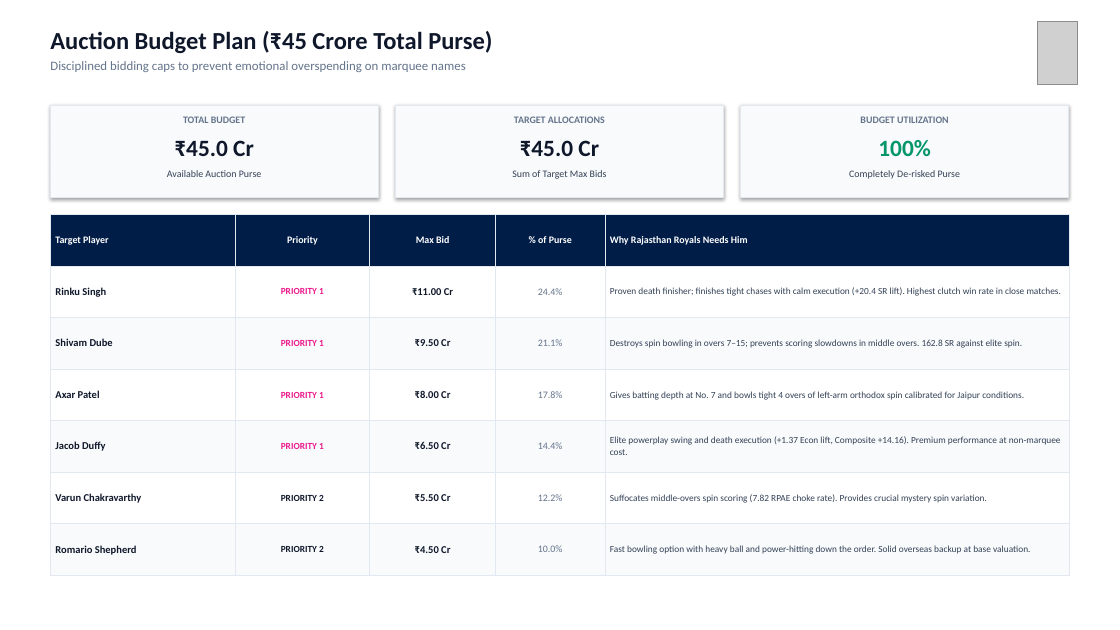
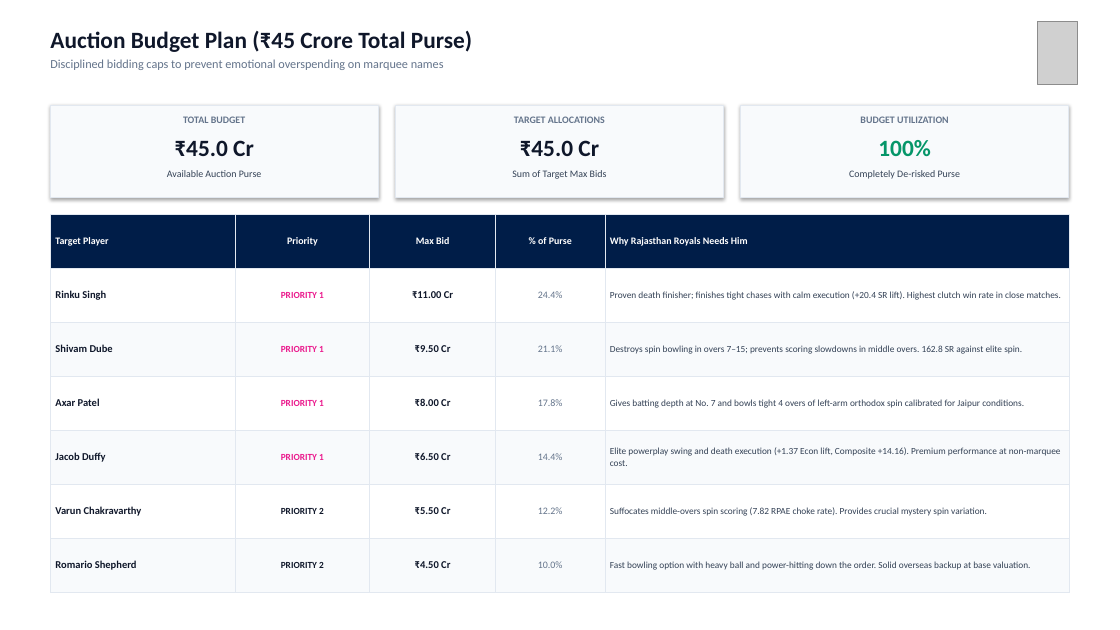
Before and after one commit to Ketanrawat2004/RR-Dashboard, a slide deck: slide 11 of RR_SupeRR_Selector_Season2_Ketan_Rawat.pptx (slide 10 before the commit). Drawn at 1120x630 pixels with LibreOffice and Linux fonts; fonts in the diff are those of the drawing; grey boxes stand for pictures. Boxes give left, top, right and bottom in pixels: in the first picture for what was removed or moved away, otherwise in the second. Text is boxed around its words. In the diff, an @@ line names an element or a change of style, - is before the commit and + after.

```diff
--- a/RR_SupeRR_Selector_Season2_Ketan_Rawat.pptx
+++ b/RR_SupeRR_Selector_Season2_Ketan_Rawat.pptx
@@ text "Auction Budget Plan (₹45 Crore ..." at box(50, 31, 472, 70): size 21 to 20 pt in "Auction Budget Plan (₹45 Crore Total Purse)"; size 11 to 10.5 pt in "Disciplined bidding caps to prevent emotional overspending ..." @@
@@ table: place and size @@
-table at box(50, 214, 1070, 576)
+table at box(50, 214, 1070, 592)
```
Also in this commit, not shown: 11 other slides changed, 1 slide added, 2 other files.
